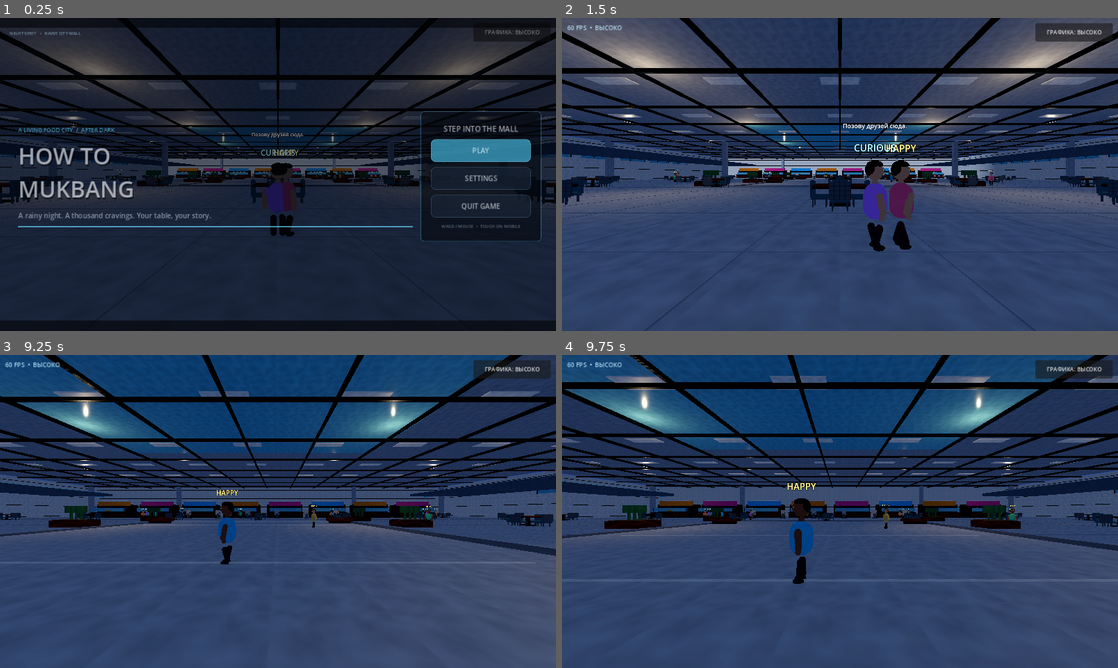
Above: before the commit, frames 1-4 (two rows, left to right).
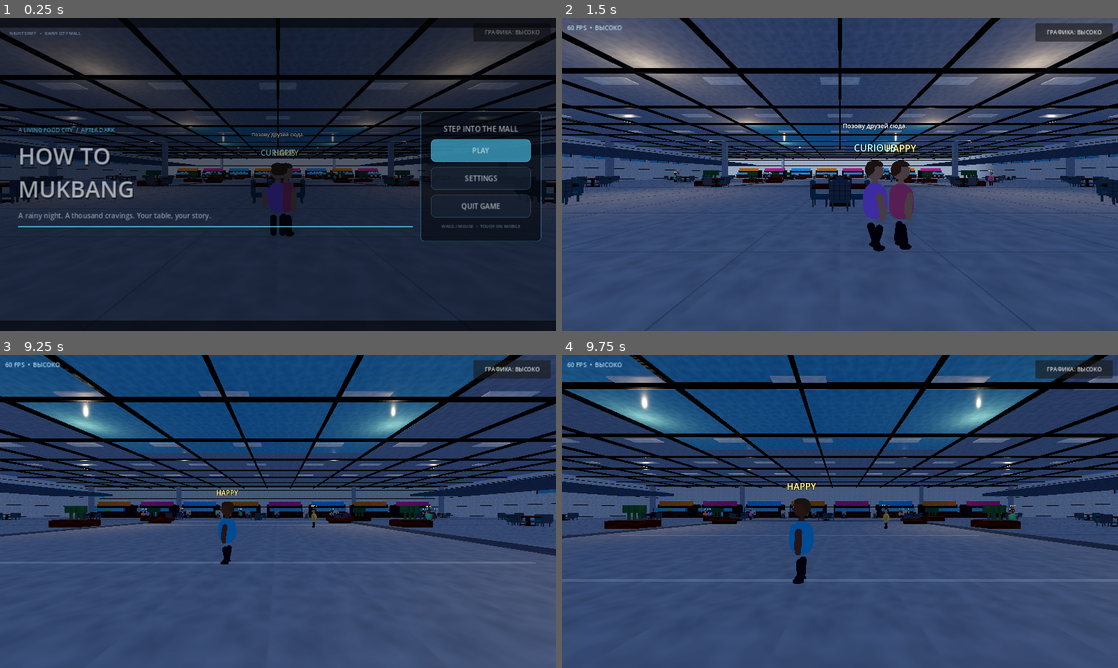
Above: after the commit, the same moments.

Repository: gggevego15-ui/How-to-MUKBANG
Game: Godot game, scene res://scenes/main.tscn
The game is run twice, just before and just after one commit, with the same random seed, the same clock (stepped at 60 frames per second) and the same inputs.
Inputs (mouse positions are in pixels of both pictures, inside the frame that each line leads up to):
- Up to frame 1 (0.25 s): no input
- Up to frame 2 (1.5 s): click "PLAY" at 0.5 s; tap Enter at 1.25 s; move the mouse to (867, 174) at 1.27 s; hold Up (ui_up) from 1.28 s (still down); hold E from 1.28 s (still down)
- Up to frame 3 (9.25 s): tap Space at 1.52, 2.27, 3.77, 4.52, 5.27, 6.77, 7.52, 8.27 s; move the mouse to (250, 511) at 2.02 s; release E at 2.03 s; tap F every 2.25 s from 2.1 to 8.85 s; move the mouse to (289, 505) at 2.77 s; hold Shift 2.78-3.53 s; move the mouse to (272, 517) at 3.52 s; tap E at 3.6, 8.1 s; move the mouse to (316, 514) at 4.27 s; move the mouse to (233, 508) at 5.02 s; tap Shift at 5.1 s; move the mouse to (283, 511) at 5.77 s; hold E 5.78-6.53 s; move the mouse to (255, 505) at 6.52 s; release Up (ui_up) at 6.53 s; hold Right (ui_right) 6.53-7.28 s; move the mouse to (305, 511) at 7.27 s; hold Shift 7.28-8.03 s; hold Up (ui_up) from 7.28 s (still down); move the mouse to (250, 511) at 8.02 s; move the mouse to (289, 505) at 8.77 s
- Up to frame 4 (9.75 s): move the mouse to (834, 517) at 9.52 s; release Up (ui_up) at 9.53 s; hold Left (ui_left) from 9.53 s (still down); tap Shift at 9.6 s

The runs differ from the first frame. In frame 1, less than 0.1% of the frame differs, in the area x 36-61%, y 50-69%; in frame 2, 0.3%, in the area x 20-78%, y 45-73%; in frame 3, less than 0.1%; in frame 4, 0.1%.

Commit message:
Improve wet surfaces, neon reflections and mobile rain

Diff:
--- a/scripts/mall.gd
+++ b/scripts/mall.gd
@@ -100,8 +100,8 @@
 	material.texture_filter = BaseMaterial3D.TEXTURE_FILTER_LINEAR_WITH_MIPMAPS_ANISOTROPIC
 
 func _make_materials() -> void:
-	_material("floor", Color("c7cbd0"), 0.26)
-	_material("tile_dark", Color("68717d"), 0.32)
+	_material("floor", Color("c7cbd0"), 0.19, 0.06)
+	_material("tile_dark", Color("68717d"), 0.25, 0.04)
 	_material("wall", Color("e8e5df"), 0.82)
 	_material("concrete", Color("a7adb5"), 0.86)
 	_material("wood", Color("87563b"), 0.38)
@@ -115,9 +115,9 @@
 	_material("sign_pink", Color("ff5ca8"), 0.28, 0.1)
 	_material("sign_blue", Color("55b9ff"), 0.28, 0.1)
 	_material("black", Color("202631"), 0.32)
-	_material("asphalt", Color("151c27"), 0.16, 0.22)
+	_material("asphalt", Color("111a27"), 0.12, 0.08)
 	_material("road_line", Color("d9e6ee"), 0.32)
-	_material("puddle", Color(0.10, 0.20, 0.29, 0.82), 0.06, 0.35)
+	_material("puddle", Color("15283b"), 0.055, 0.02)
 	_material("brick", Color("343b49"), 0.82)
 	_material("neon_cyan", Color("38d9ff"), 0.2, 0.1)
 	_material("neon_pink", Color("ff4fa3"), 0.2, 0.1)
@@ -486,12 +486,20 @@
 			lid_pivot.position = Vector3(0.0, 1.05, -0.38)
 			bin.add_child(lid_pivot)
 			_box(lid_pivot, "BinLid", Vector3(0.0, 0.0, 0.38), Vector3(0.92, 0.12, 0.92), "chrome", false)
-	# Thin glossy puddles create broken neon reflections across the asphalt.
+	# Glossy puddles plus inexpensive colored strips fake broken neon reflections on mobile GPUs.
 	for i in range(34):
 		var px := sin(float(i) * 12.73) * 18.0
 		var pz := 62.0 + float(i) * 4.25
-		var puddle := _box(self, "RoadPuddle_%02d" % i, Vector3(px, 0.008, pz), Vector3(1.2 + float(i % 4) * 0.8, 0.018, 0.55 + float(i % 3) * 0.3), "puddle", false)
+		var puddle_width := 1.2 + float(i % 4) * 0.8
+		var puddle_depth := 0.55 + float(i % 3) * 0.3
+		var puddle := _box(self, "RoadPuddle_%02d" % i, Vector3(px, 0.008, pz), Vector3(puddle_width, 0.018, puddle_depth), "puddle", false)
 		puddle.rotation.y = float(i) * 0.71
+		if i % 2 == 0:
+			var reflection := _box(self, "NeonReflection_Cyan_%02d" % i, Vector3(px + 0.12, 0.019, pz + 0.04), Vector3(puddle_width * 0.72, 0.004, 0.035), "neon_cyan", false)
+			reflection.rotation.y = puddle.rotation.y
+		if i % 3 == 0:
+			var reflection_pink := _box(self, "NeonReflection_Pink_%02d" % i, Vector3(px - 0.08, 0.020, pz - 0.06), Vector3(puddle_width * 0.42, 0.004, 0.022), "neon_pink", false)
+			reflection_pink.rotation.y = puddle.rotation.y
 	# Sidewalk props make the street feel like a place to wander, not a road corridor.
 	for side in [-1.0, 1.0]:
 		for z in range(78, 207, 36):
@@ -666,17 +674,17 @@
 	var rain := CPUParticles3D.new()
 	rain.name = "NightRain"
 	rain.position = Vector3(0, 18.0, 139.0)
-	rain.amount = 500
-	rain.lifetime = 1.8
-	rain.preprocess = 0.35
+	rain.amount = 420
+	rain.lifetime = 1.55
+	rain.preprocess = 0.25
 	rain.emitting = true
-	rain.direction = Vector3(-0.12, -1.0, 0.0)
-	rain.spread = 7.0
-	rain.gravity = Vector3(0.0, -18.0, 0.0)
-	rain.initial_velocity_min = 13.0
-	rain.initial_velocity_max = 19.0
-	rain.scale_amount_min = 0.55
-	rain.scale_amount_max = 1.25
+	rain.direction = Vector3(-0.16, -1.0, 0.0)
+	rain.spread = 5.0
+	rain.gravity = Vector3(0.0, -20.0, 0.0)
+	rain.initial_velocity_min = 15.0
+	rain.initial_velocity_max = 21.0
+	rain.scale_amount_min = 0.45
+	rain.scale_amount_max = 1.0
 	rain.emission_shape = CPUParticles3D.EMISSION_SHAPE_BOX
 	rain.emission_box_extents = Vector3(22.0, 1.0, 78.0)
 	var drop_mesh := BoxMesh.new()
@@ -697,22 +705,19 @@
 	env.background_color = Color("080f20")
 	env.ambient_light_source = Environment.AMBIENT_SOURCE_COLOR
 	env.ambient_light_color = Color("7187b4")
-	env.ambient_light_energy = 0.36
+	env.ambient_light_energy = 0.4
 	env.tonemap_mode = Environment.TONE_MAPPER_FILMIC
-	env.tonemap_exposure = 1.04
-	env.ambient_light_energy = 0.32
+	env.tonemap_exposure = 1.0
 	env.reflected_light_source = Environment.REFLECTION_SOURCE_BG
 	env.glow_enabled = true
-	env.glow_intensity = 0.42
-	env.glow_bloom = 0.14
+	env.glow_intensity = 0.48
+	env.glow_bloom = 0.12
+	# Screen-space reflections and SSAO are deliberately disabled for mobile renderer stability.
 	env.ssao_enabled = false
-	env.ssao_radius = 2.2
-	env.ssao_intensity = 1.55
 	env.ssr_enabled = false
-	env.ssr_max_steps = 64
 	env.adjustment_enabled = true
-	env.adjustment_contrast = 1.08
-	env.adjustment_saturation = 1.06
+	env.adjustment_contrast = 1.06
+	env.adjustment_saturation = 1.08
 	world.environment = env
 	add_child(world)
 	var sun := DirectionalLight3D.new()
